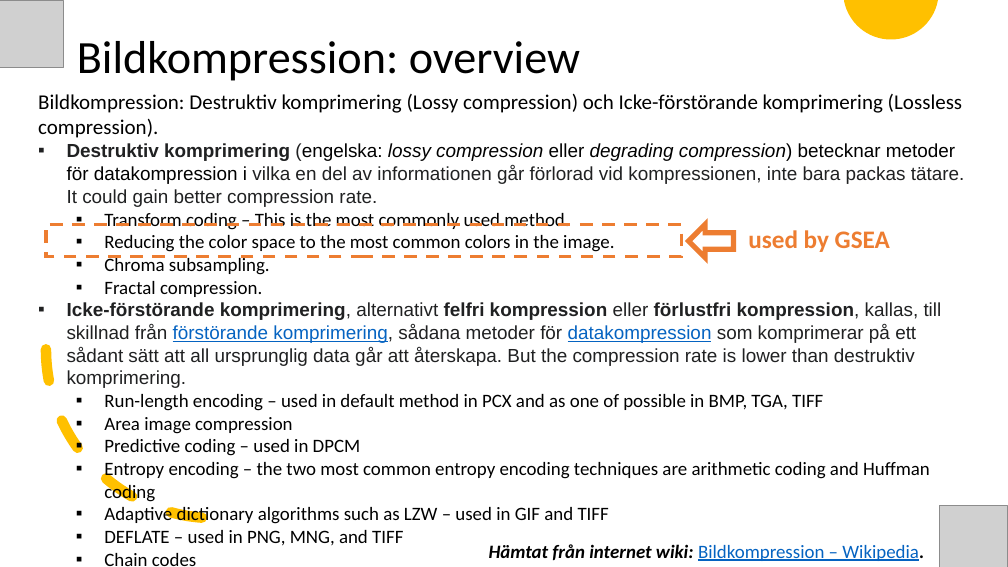
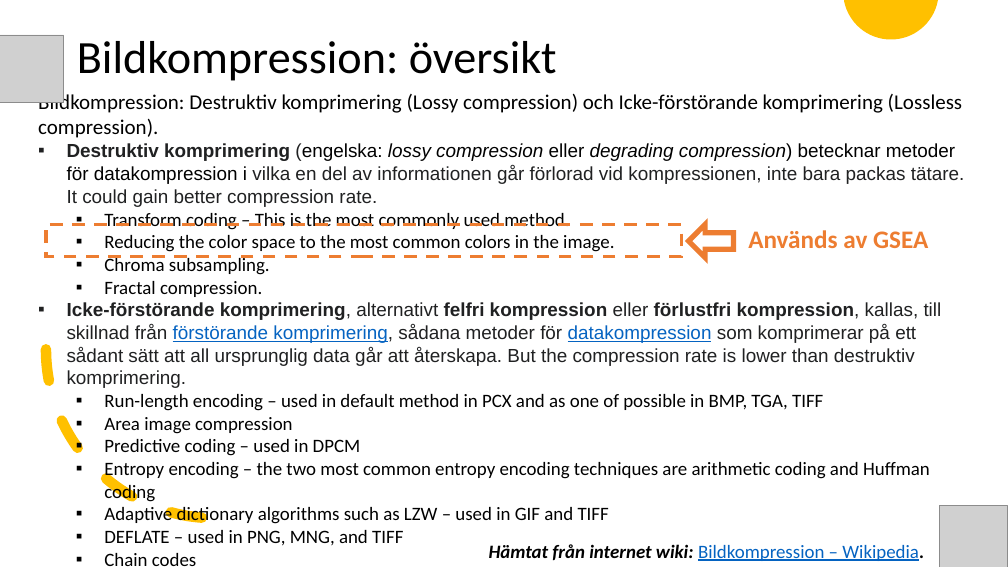
Before and after one commit to mo-mosverkstad/artificial_intelligence_algorithm, a slide deck: slide 11 of genetic_algorithm/JavaScriptCode/compressImageGSEA/GSEA.pptx. Drawn at 1008x567 pixels with LibreOffice and Linux fonts; fonts in the diff are those of the drawing; grey boxes stand for pictures. Boxes give left, top, right and bottom in pixels: in the first picture for what was removed or moved away, otherwise in the second. Text is boxed around its words. In the diff, an @@ line names an element or a change of style, - is before the commit and + after.

```diff
--- a/genetic_algorithm/JavaScriptCode/compressImageGSEA/GSEA.pptx
+++ b/genetic_algorithm/JavaScriptCode/compressImageGSEA/GSEA.pptx
@@ picture: place and size @@
-picture at (0, 0, 64, 68)
+picture at (0, 35, 64, 103)
@@ title at (77, 41, 557, 81): text changed @@
-Bildkompression: overview
+Bildkompression: översikt
@@ text at (748, 230, 928, 248): text changed @@
-used by GSEA
+Används av GSEA
```
Also in this commit, not shown: 21 other slides changed, 3 other files.
